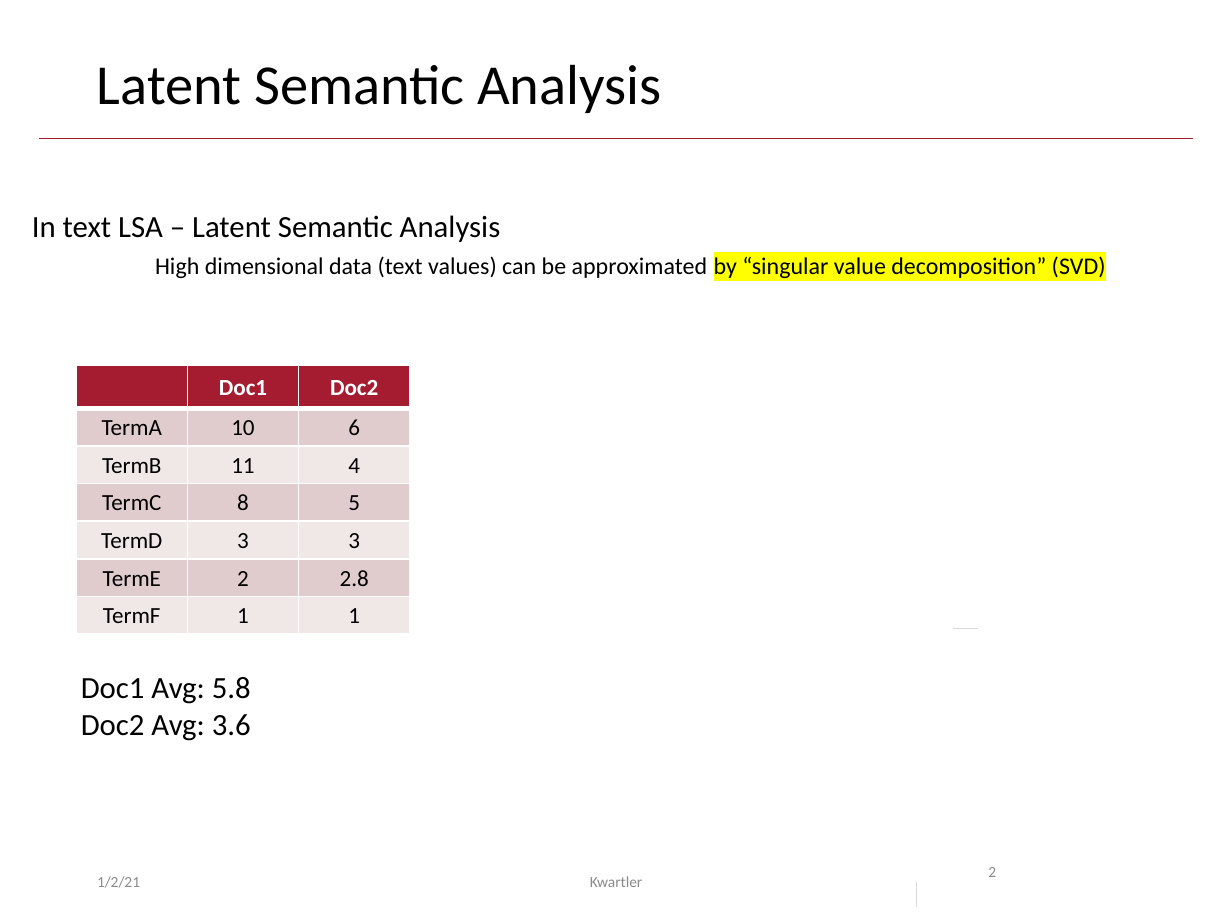
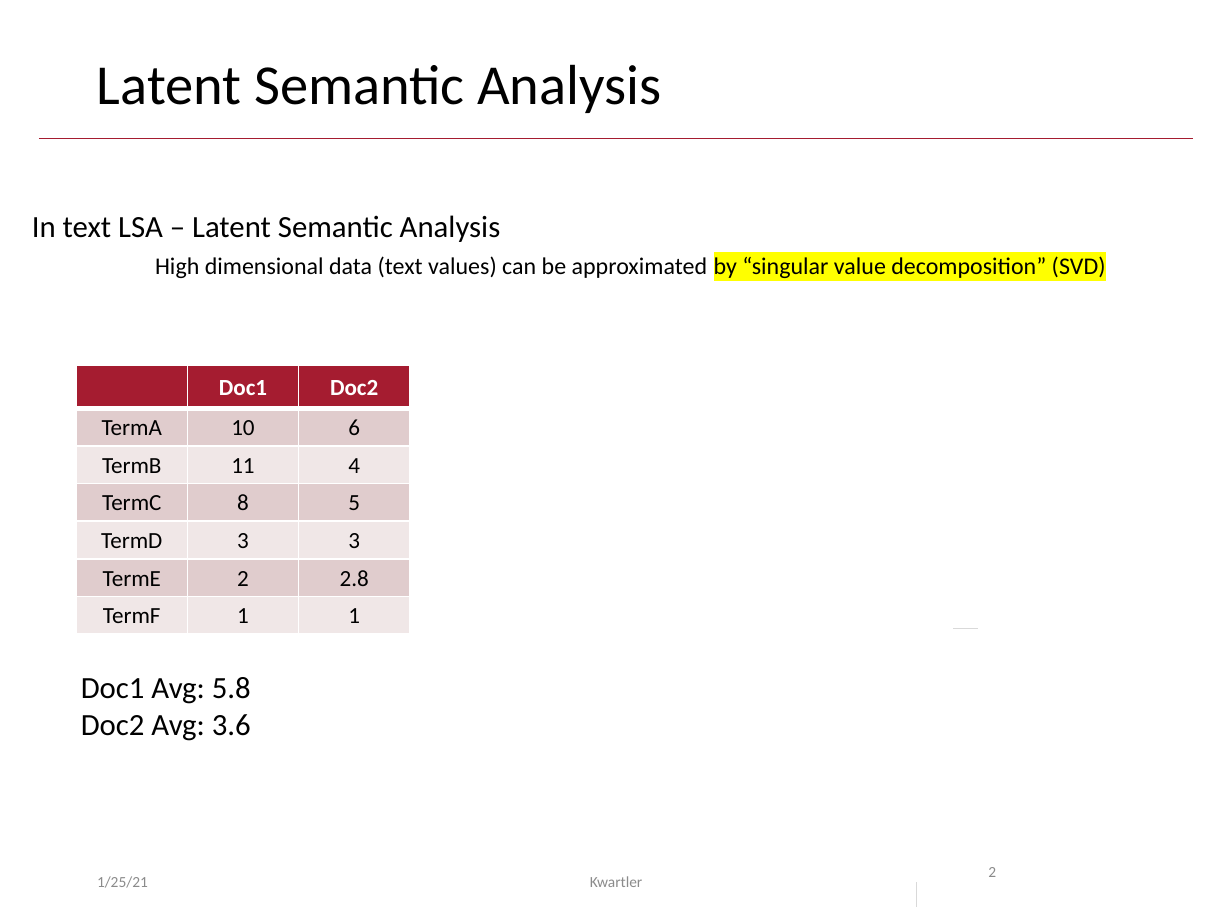
Before and after one commit to kwartler/hult_NLP_student, a slide deck: slide 2 of lessons/class6/Class6E.pptx. Drawn at 1232x924 pixels with LibreOffice and Linux fonts; fonts in the diff are those of the drawing. Boxes give left, top, right and bottom in pixels: in the first picture for what was removed or moved away, otherwise in the second. Text is boxed around its words. In the diff, an @@ line names an element or a change of style, - is before the commit and + after.

```diff
--- a/lessons/class6/Class6E.pptx
+++ b/lessons/class6/Class6E.pptx
@@ text at (x1=97, y1=876, x2=148, y2=888): text changed @@
-1/2/21
+1/25/21
```
Also in this commit, not shown: 29 other slides changed, 2 other files.
